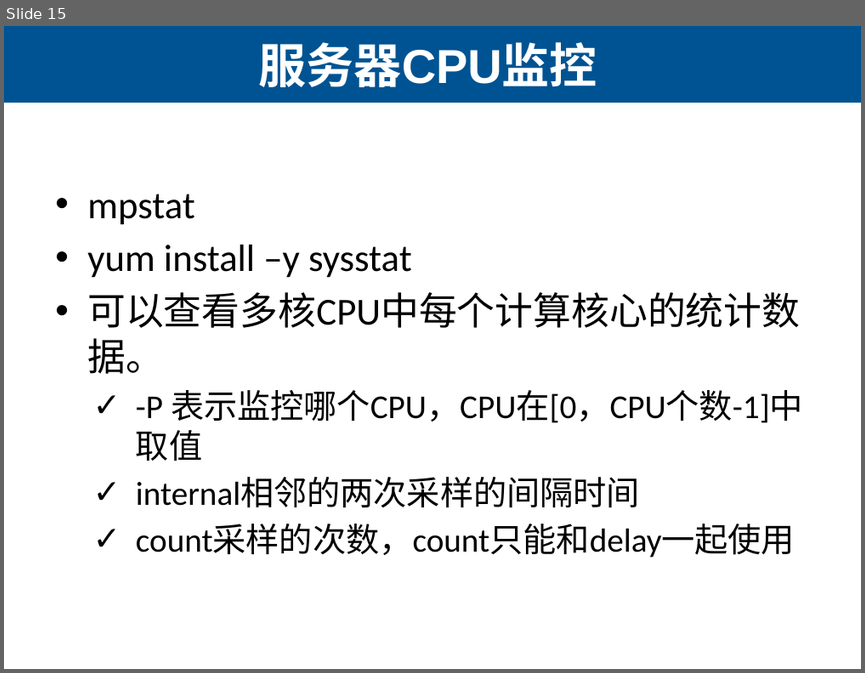
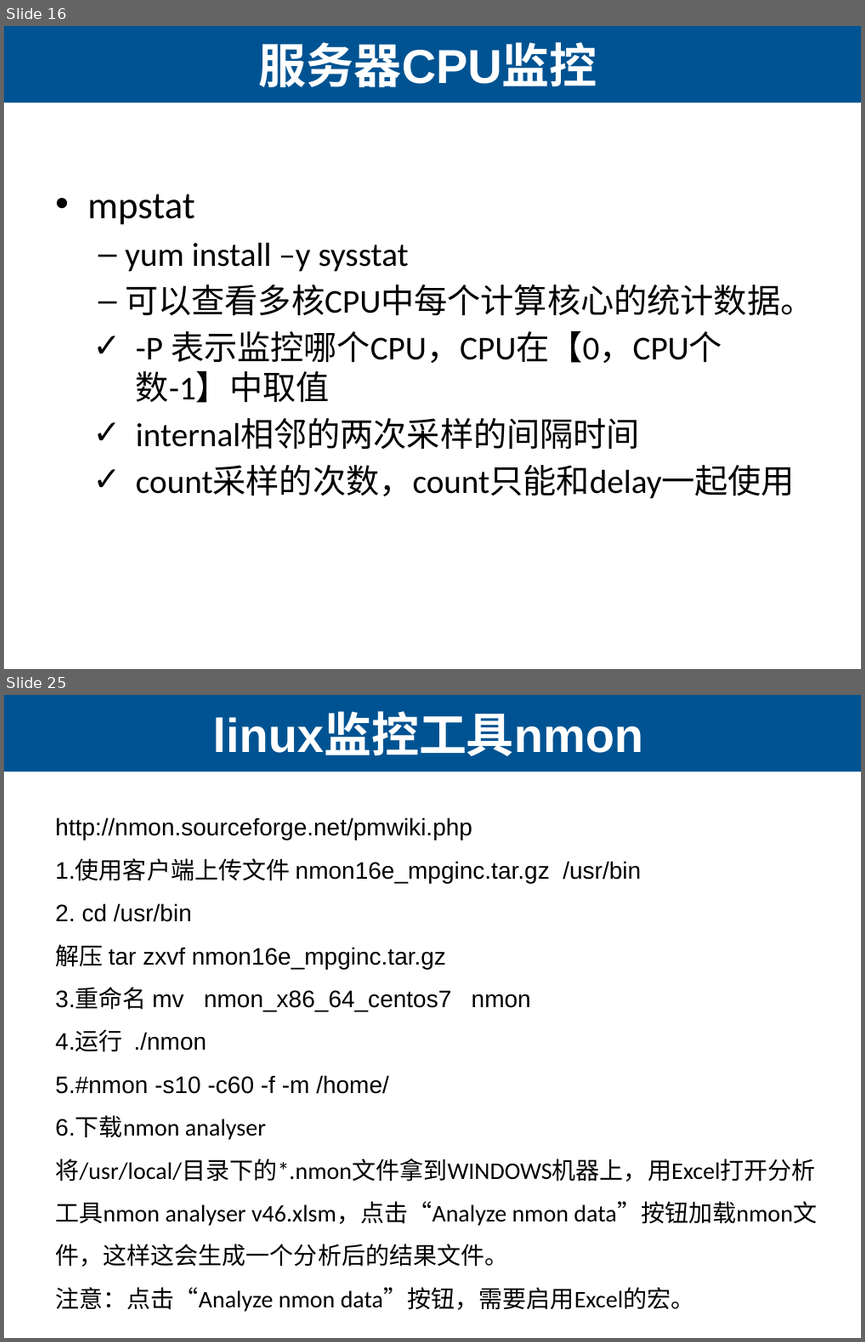
Before and after one commit to lihuanzhen/load-testing, a slide deck: 26 Linux服务器监控.pptx. Shown one above the other, each under a label of ours: slide 15 before the commit, slides 16 and 25 after it; the slides between them are not shown. The pictures are 865x673 and 865x1342 pixels, drawn with LibreOffice and Linux fonts; fonts in the diff are those of the drawing. Boxes give left, top, right and bottom in pixels: in the first picture for what was removed or moved away, otherwise in the second. Text is boxed around its words. In the diff, an @@ line names an element or a change of style, - is before the commit and + after.

Commit message:
数据库

```diff
--- a/26 Linux服务器监控.pptx
+++ b/26 Linux服务器监控.pptx
@@ slide 25 added at <box>4,695,861,1338</box>, background #CCE8CF; not listed: 1 template element that a slide beside it also shows @@
@@ title added at <box>213,715,644,756</box>, 40 pt, text #CCE8CF, bold @@
+linux监控工具nmon
@@ text added at <box>55,817,817,1311</box>, 20 pt, text #000000 @@
+http://nmon.sourceforge.net/pmwiki.php
+1.使用客户端上传文件 nmon16e_mpginc.tar.gz /usr/bin
+2. cd /usr/bin
+解压 tar zxvf nmon16e_mpginc.tar.gz
+3.重命名 mv nmon_x86_64_centos7 nmon
+4.运行 ./nmon
+5.#nmon -s10 -c60 -f -m /home/
+6.下载nmon analyser
+将/usr/local/目录下的*.nmon文件拿到WINDOWS机器上，用Excel打开分析工具nmon analyser v46.xlsm，点击“Analyze nmon data”按钮加载nmon文件，这样这会生成一个分析后的结果文件。
+注意：点击“Analyze nmon data”按钮，需要启用Excel的宏。
@@ what was slide 15 is now slide 16 @@
@@ slide 16 changed as well @@
@@ background #FFFFFF to #CCE8CF @@
@@ text at <box>125,242,813,316</box>: size 32 to 28 pt in "yum install –y sysstat", "可以查看多核CPU中每个计算核心的统计数据。"; bullet • to –; list level 1 to 2 in "yum install –y sysstat"; list level 1 to 2 in "可以查看多核CPU中每个计算核心的统计数据。" @@
@@ text at <box>136,330,722,403</box>: text changed @@
-  ✓ -P 表示监控哪个CPU，CPU在[0，CPU个数-1]中取值
+  ✓ -P 表示监控哪个CPU，CPU在【0，CPU个数-1】中取值
```
Also in this commit, not shown: 14 other slides changed, 18 other slides added, 3 other files.
